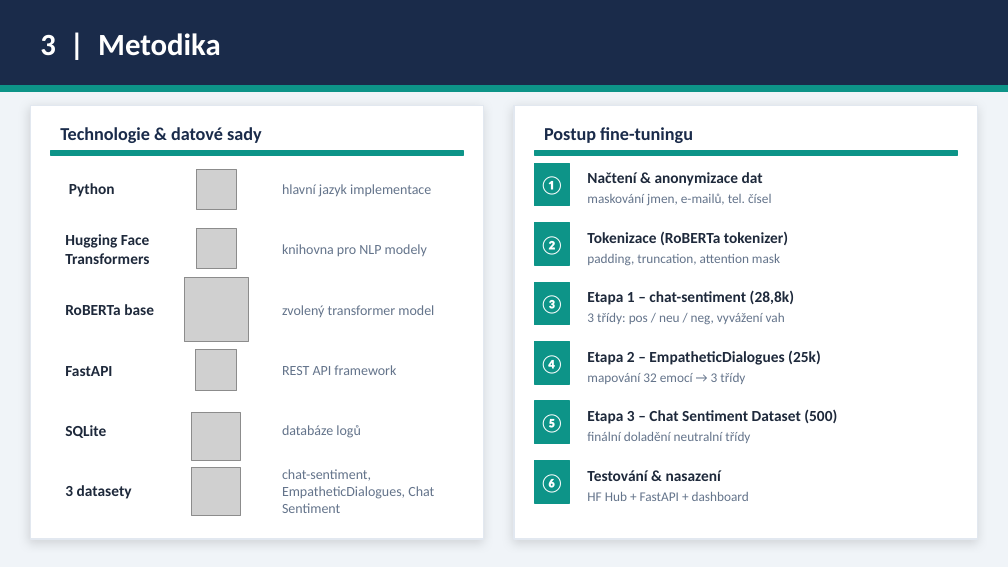
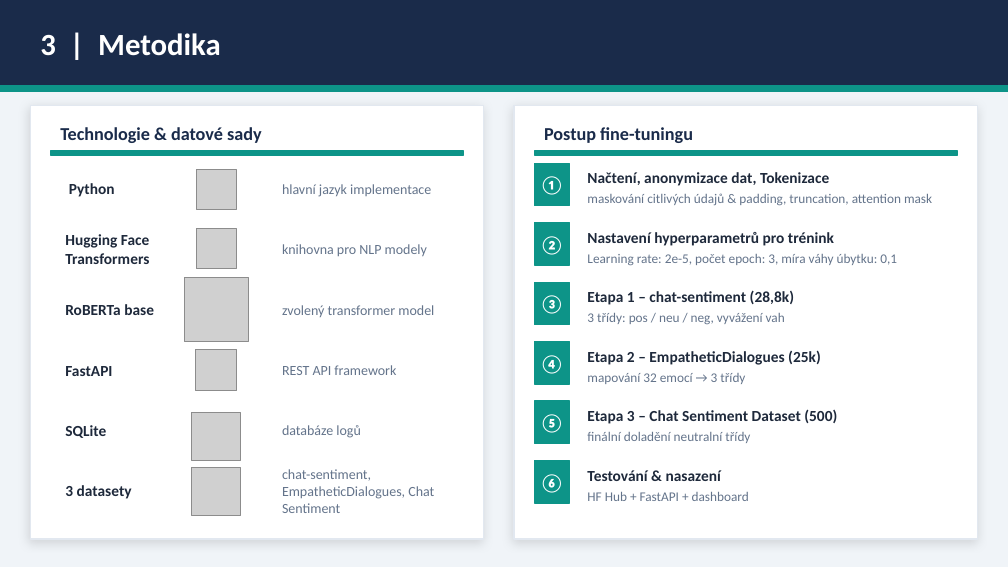
Before and after one commit to vojmahdal/exam, a slide deck: slide 4 of obhajoba_prezentace.pptx. Drawn at 1008x567 pixels with LibreOffice and Linux fonts; fonts in the diff are those of the drawing; grey boxes stand for pictures. Boxes give left, top, right and bottom in pixels: in the first picture for what was removed or moved away, otherwise in the second. Text is boxed around its words. In the diff, an @@ line names an element or a change of style, - is before the commit and + after.

```diff
--- a/obhajoba_prezentace.pptx
+++ b/obhajoba_prezentace.pptx
@@ text at [587, 172, 829, 186]: text changed @@
-Načtení & anonymizace dat
+Načtení, anonymizace dat, Tokenizace
@@ text at [587, 193, 932, 205]: text changed @@
-maskování jmen, e-mailů, tel. čísel
+maskování citlivých údajů & padding, truncation, attention mask
@@ text at [587, 232, 834, 246]: text changed @@
-Tokenizace (RoBERTa tokenizer)
+Nastavení hyperparametrů pro trénink
@@ text at [587, 254, 897, 265]: text changed @@
-padding, truncation, attention mask
+Learning rate: 2e-5, počet epoch: 3, míra váhy úbytku: 0,1
```
